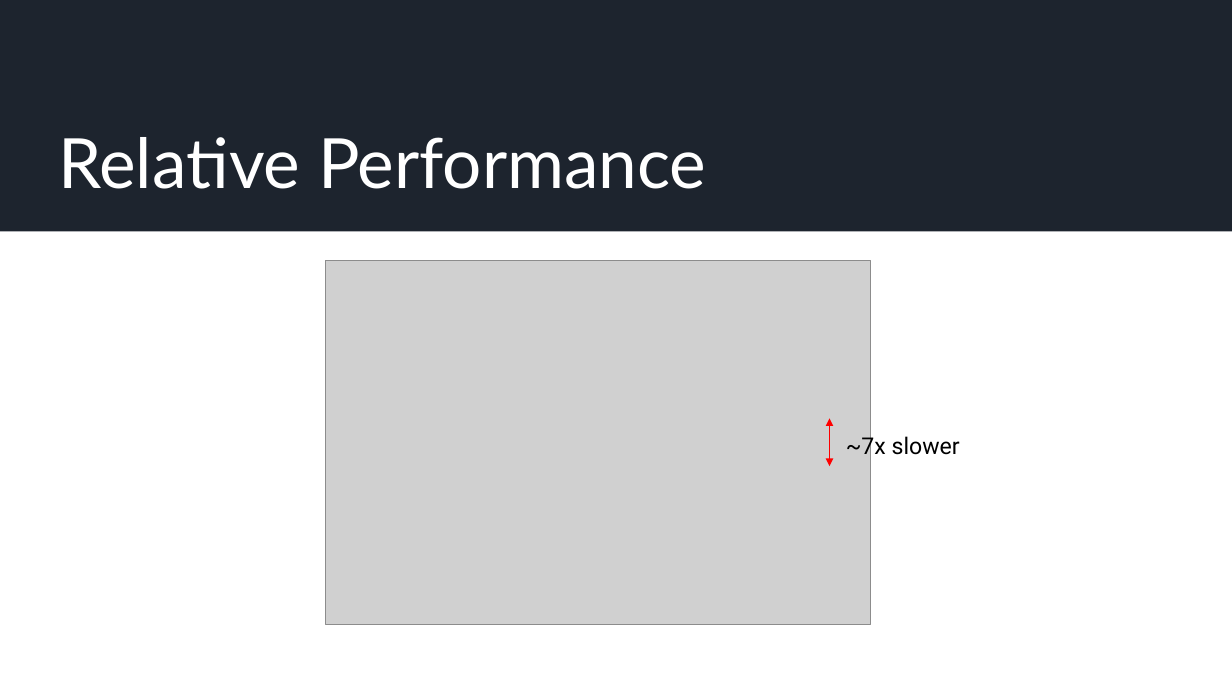
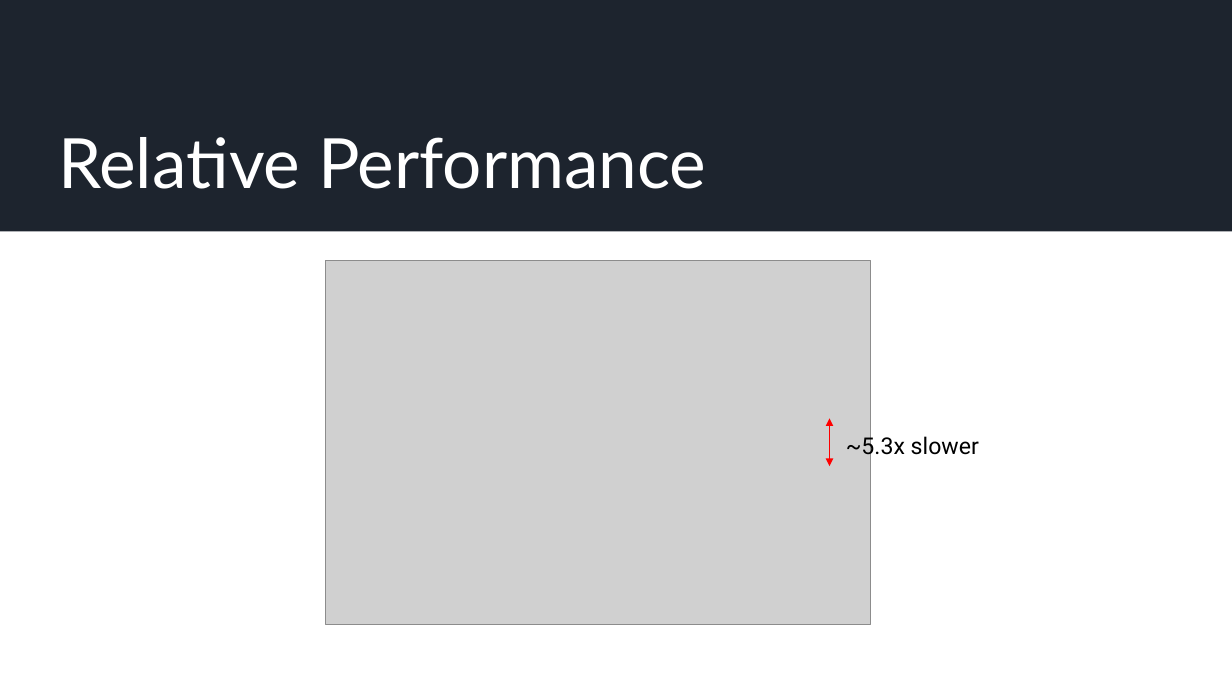
Before and after one commit to JamieMair/julia-for-research-with-hpc, a slide deck: slide 9 of Practical examples of accelerating numerical and ML research.pptx. Drawn at 1232x693 pixels with LibreOffice and Linux fonts; fonts in the diff are those of the drawing; grey boxes stand for pictures. Boxes give left, top, right and bottom in pixels: in the first picture for what was removed or moved away, otherwise in the second. Text is boxed around its words. In the diff, an @@ line names an element or a change of style, - is before the commit and + after.

```diff
--- a/Practical examples of accelerating numerical and ML research.pptx
+++ b/Practical examples of accelerating numerical and ML research.pptx
@@ text at box(846, 434, 979, 460): text changed @@
-~7x slower
+~5.3x slower
```
Also in this commit, not shown: 3 other slides changed.
